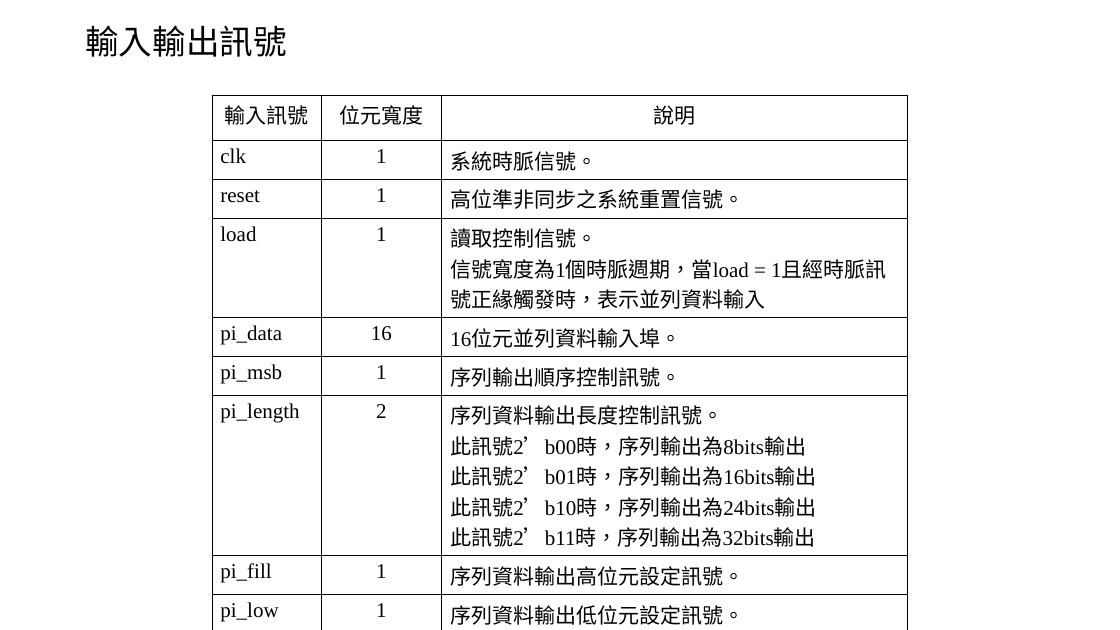
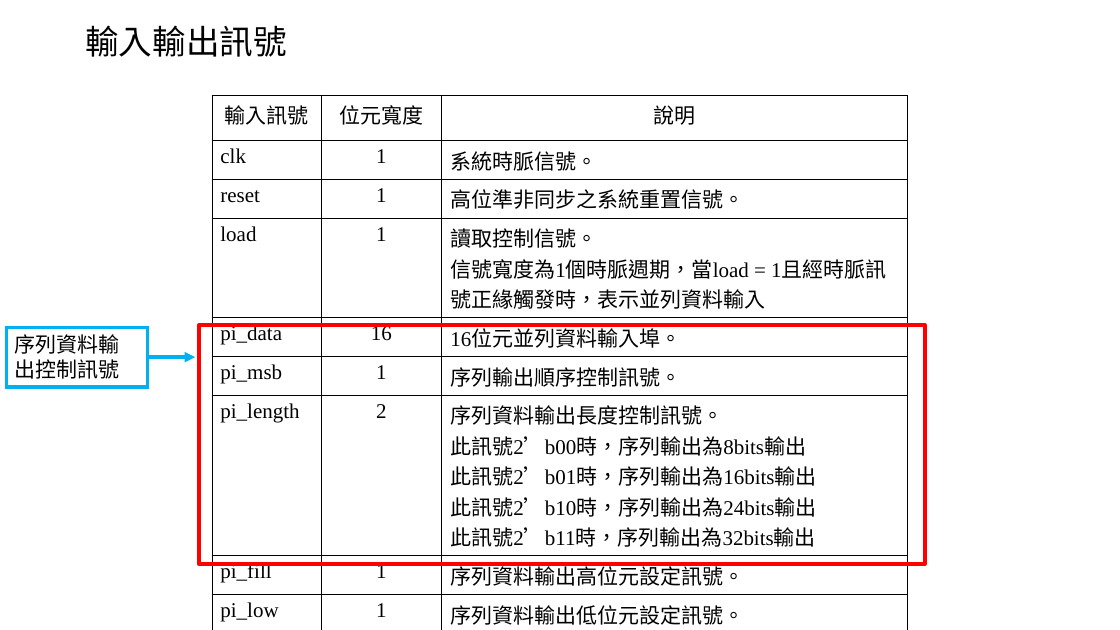
Before and after one commit to Chi-Yung/Chi-Yung, a slide deck: slide 4 of 報告.pptx. Drawn at 1120x630 pixels with LibreOffice and Linux fonts; fonts in the diff are those of the drawing. Boxes give left, top, right and bottom in pixels: in the first picture for what was removed or moved away, otherwise in the second. Text is boxed around its words. In the diff, an @@ line names an element or a change of style, - is before the commit and + after.

```diff
--- a/報告.pptx
+++ b/報告.pptx
@@ rectangle added at box(7, 328, 148, 387), fill #FFFFFF, outline #00B0F0 3 pt, 18 pt, text #000000 @@
+序列資料輸出控制訊號
@@ rectangle added at box(199, 325, 925, 565), outline #FF0000 3 pt @@
@@ arrow added from (147, 357) to (195, 357), #00B0F0 3 pt @@
```
Also in this commit, not shown: 2 other slides changed, 2 slides added.
